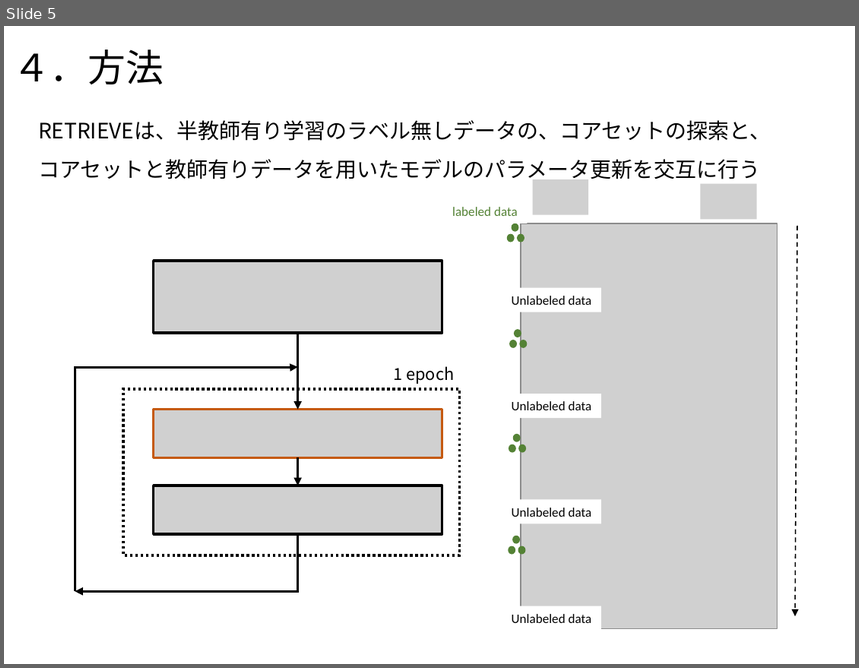
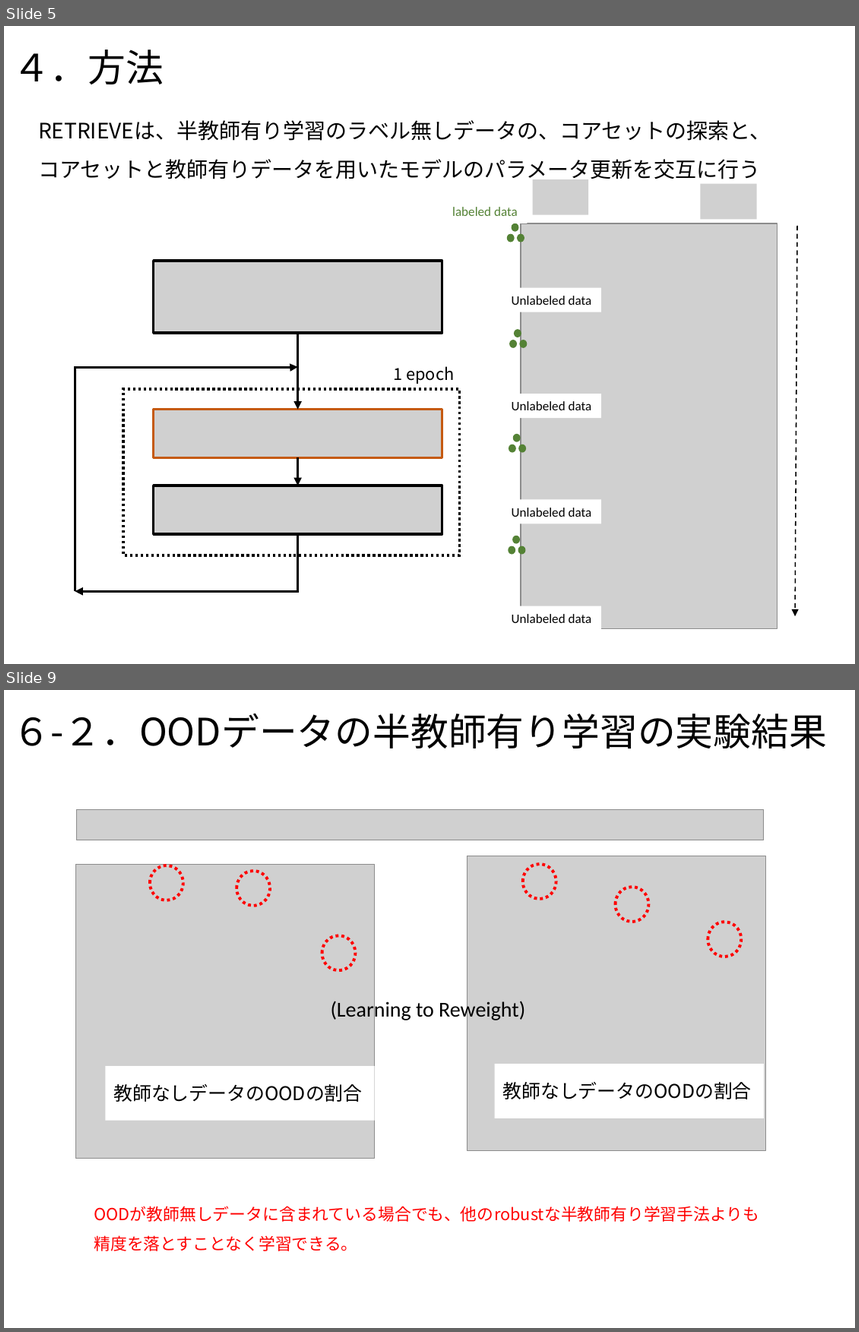
Before and after one commit to chatanisota/outwork-sc, a slide deck: RETRIEVE.pptx. Shown one above the other, each under a label of ours: slide 5 before the commit, slides 5 and 9 after it; the slides between them are not shown. The pictures are 859x668 and 859x1332 pixels, drawn with LibreOffice and Linux fonts; fonts in the diff are those of the drawing; grey boxes stand for pictures. Boxes give left, top, right and bottom in pixels: in the first picture for what was removed or moved away, otherwise in the second. Text is boxed around its words. In the diff, an @@ line names an element or a change of style, - is before the commit and + after.

```diff
--- a/RETRIEVE.pptx
+++ b/RETRIEVE.pptx
@@ slide 9 added at [4,690,855,1328], background #FFFFFF @@
@@ title added at [12,713,827,749], 32 pt, text #000000 @@
+６-２．OODデータの半教師有り学習の実験結果
@@ picture added at [76,809,763,840] @@
@@ picture added at [75,865,374,1159] @@
@@ ellipse added at [150,866,183,901], outline #FF0000 2.5 pt dashed @@
@@ ellipse added at [237,872,269,906], outline #FF0000 2.5 pt dashed @@
@@ picture added at [467,856,766,1151] @@
@@ ellipse added at [523,865,557,900], outline #FF0000 2.5 pt dashed @@
@@ ellipse added at [615,887,648,922], outline #FF0000 2.5 pt dashed @@
@@ ellipse added at [322,936,356,971], outline #FF0000 2.5 pt dashed @@
@@ ellipse added at [708,923,741,958], outline #FF0000 2.5 pt dashed @@
@@ text added at [331,999,525,1022], 18 pt, text #000000 @@
+(Learning to Reweight)
@@ rectangle added at [105,1066,374,1121], fill #FFFFFF, 16 pt, text #000000 @@
+教師なしデータのOODの割合
@@ rectangle added at [494,1065,763,1119], fill #FFFFFF, 16 pt, text #000000 @@
+教師なしデータのOODの割合
@@ text added at [94,1206,759,1252], 14 pt, text #FF0000 @@
+OODが教師無しデータに含まれている場合でも、他のrobustな半教師有り学習手法よりも精度を落とすことなく学習できる。
```
Also in this commit, not shown: 3 slides changed, 3 other slides added, 4 slides removed.
